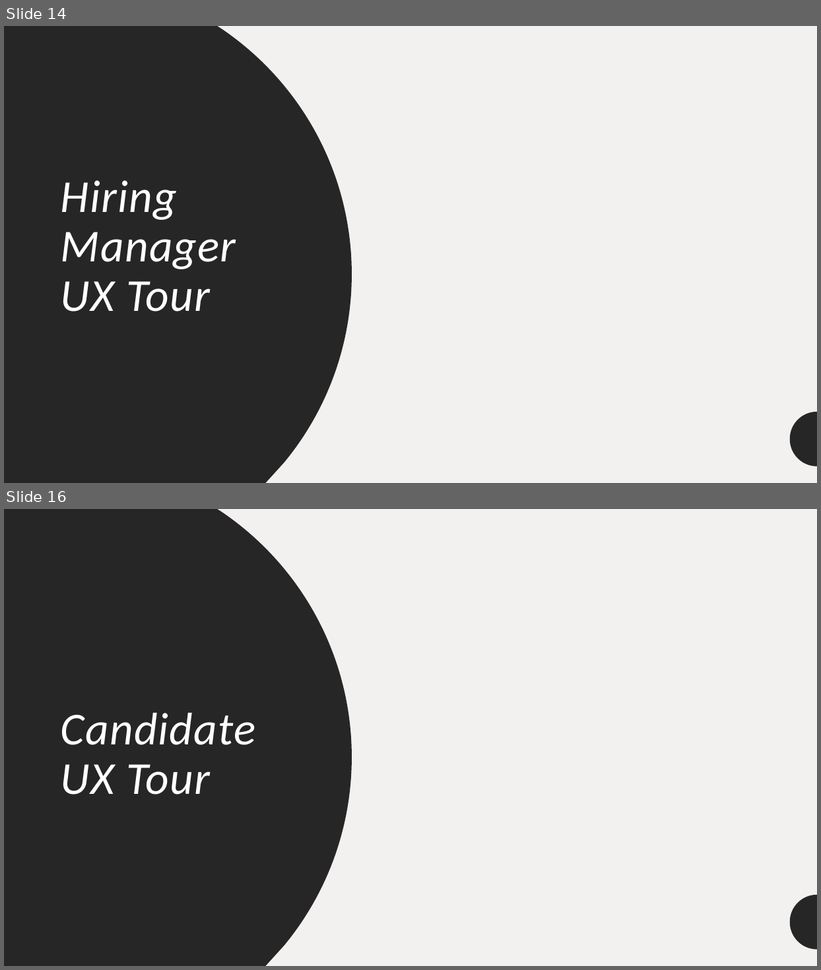
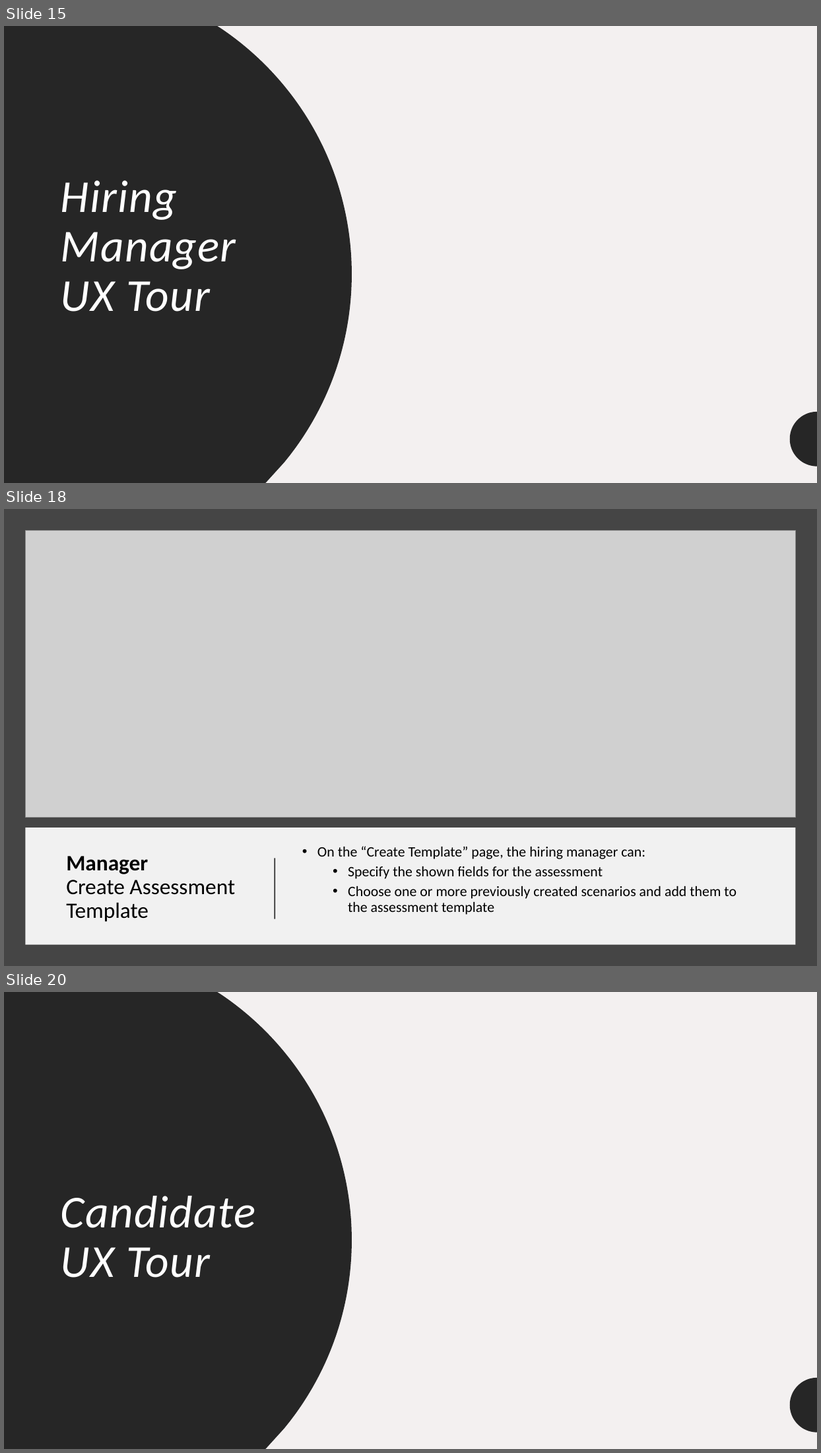
Before and after one commit to Moaaz-Mahmoud/Mini-Hiring-Platform, a slide deck: presentation/presentation.pptx. Shown one above the other, each under a label of ours: slides 14 and 16 before the commit, slides 15, 18 and 20 after it; the slides between them are not shown. The pictures are 821x970 and 821x1453 pixels, drawn with LibreOffice and Linux fonts; fonts in the diff are those of the drawing; grey boxes stand for pictures. Boxes give left, top, right and bottom in pixels: in the first picture for what was removed or moved away, otherwise in the second. Text is boxed around its words. In the diff, an @@ line names an element or a change of style, - is before the commit and + after.

```diff
--- a/presentation/presentation.pptx
+++ b/presentation/presentation.pptx
@@ slide 18 added at [4, 509, 817, 966], background #454545 @@
@@ picture added at [25, 530, 796, 818] @@
@@ rectangle added at [25, 828, 796, 945], fill #FFFFFF at 93% opacity @@
@@ title added at [66, 856, 235, 922], 26 pt, text #000000 @@
+Manager
+Create Assessment Template
@@ line added from (275, 920) to (275, 859), #000000 1.5 pt @@
@@ text added at [318, 846, 737, 915], 17 pt, text #000000 @@
+• On the “Create Template” page, the hiring manager can:
+  • Specify the shown fields for the assessment
+  • Choose one or more previously created scenarios and add them to the assessment template
@@ what was slide 14 is now slide 15 @@
@@ what was slide 16 is now slide 20 @@
```
Also in this commit, not shown: 1 slide changed, 7 other slides added, 2 slides removed, 12 other files.
